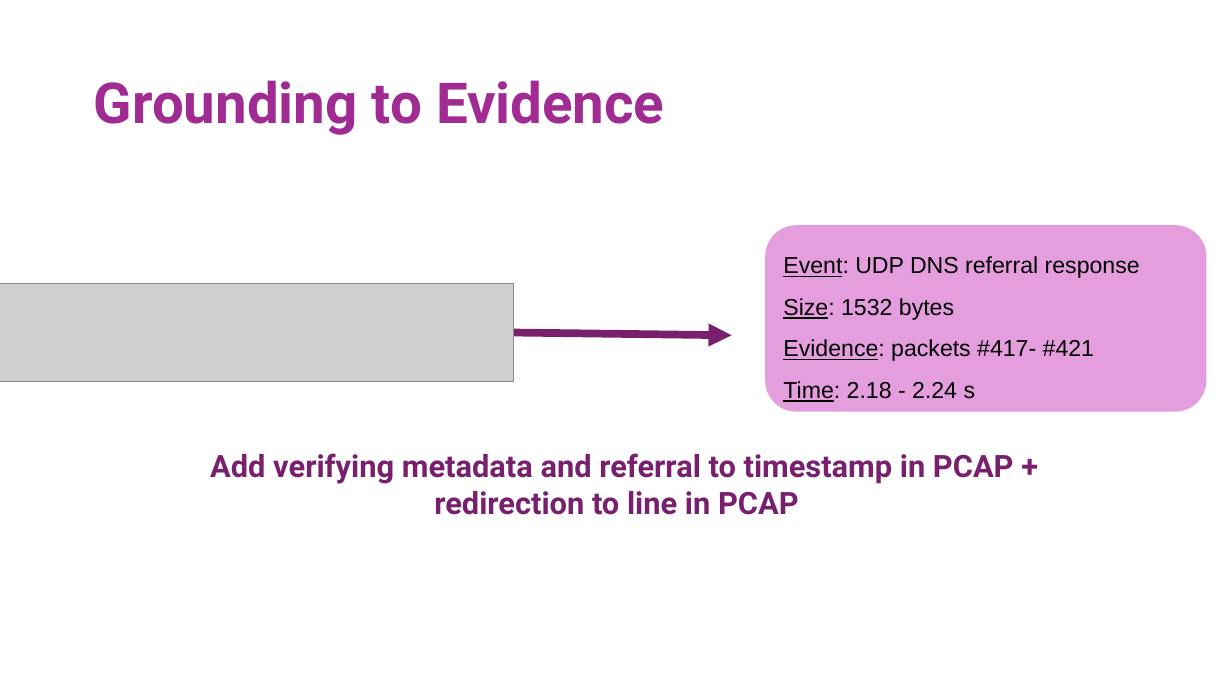
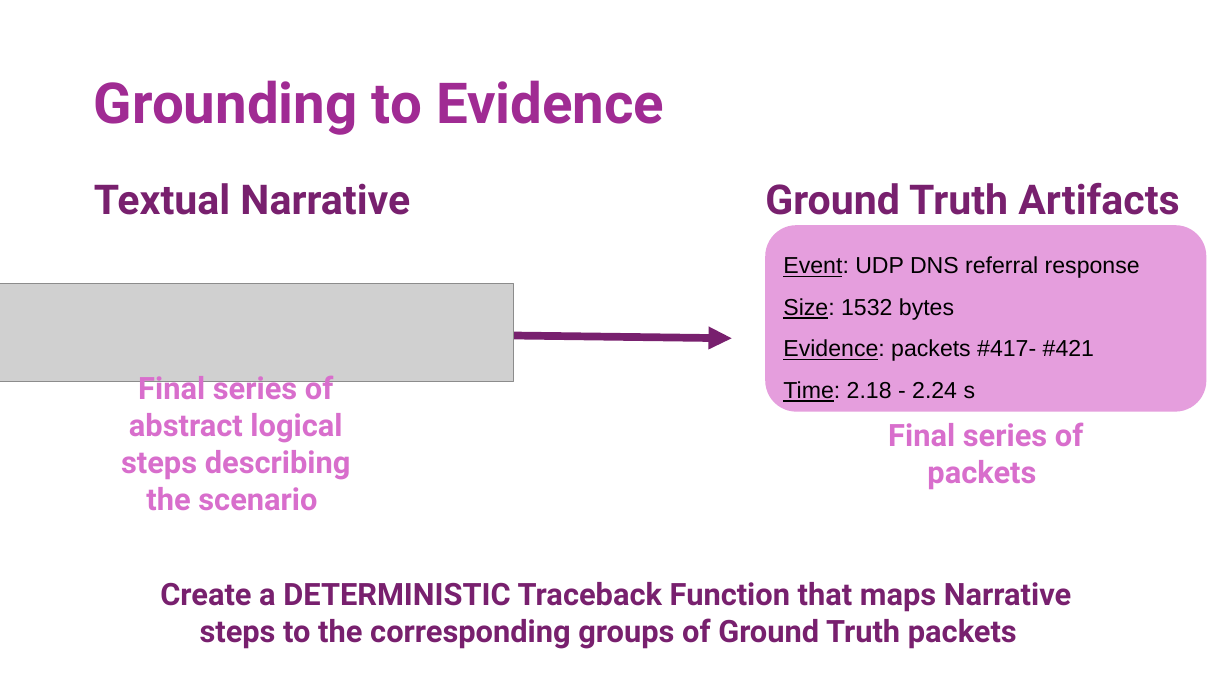
Before and after one commit to gshachar12/auto-diagram, a slide deck: slide 5 of Pcaplot_presentation.pptx (slide 18 before the commit). Drawn at 1232x693 pixels with LibreOffice and Linux fonts; fonts in the diff are those of the drawing; grey boxes stand for pictures. Boxes give left, top, right and bottom in pixels: in the first picture for what was removed or moved away, otherwise in the second. Text is boxed around its words. In the diff, an @@ line names an element or a change of style, - is before the commit and + after.

```diff
--- a/Pcaplot_presentation.pptx
+++ b/Pcaplot_presentation.pptx
@@ text added at bbox=[94, 183, 410, 215], 32 pt, text #78206E, bold @@
+Textual Narrative
@@ text added at bbox=[765, 182, 1179, 215], 32 pt, text #78206E, bold @@
+Ground Truth Artifacts
@@ text added at bbox=[121, 376, 351, 511], 24 pt, text #D86ECC, bold @@
+Final series of abstract logical steps describing the scenario
@@ text added at bbox=[888, 422, 1083, 489], 24 pt, text #D86ECC, bold @@
+Final series of packets
@@ text at bbox=[160, 582, 1071, 649]: text changed @@
-Add verifying metadata and referral to timestamp in PCAP + redirection to line in PCAP
+Create a DETERMINISTIC Traceback Function that maps Narrative steps to the corresponding groups of Ground Truth packets
```
Also in this commit, not shown: 12 other slides changed, 12 slides added, 16 slides removed, 30 other files.
